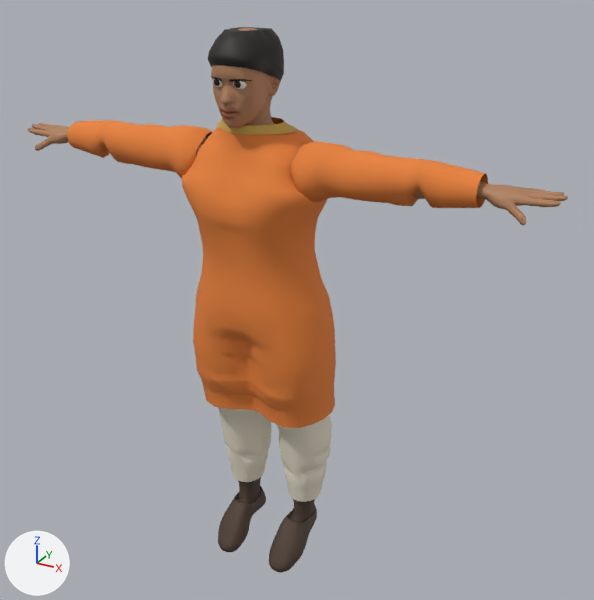
Two versions of the glTF model public/characters/person-man.glb, one commit apart.
Camera for both pictures: a 50 mm lens placed at (1.252, -2.073, 2.018), pointed at (0.081, 0.056, 0.953). Lighting does not change. The marker at lower left points along +X, +Y and +Z. The first picture is the older version.

In view in the first picture: 'bottom', 'hair', 'shoes', 'skin', 'top' and 4 more.
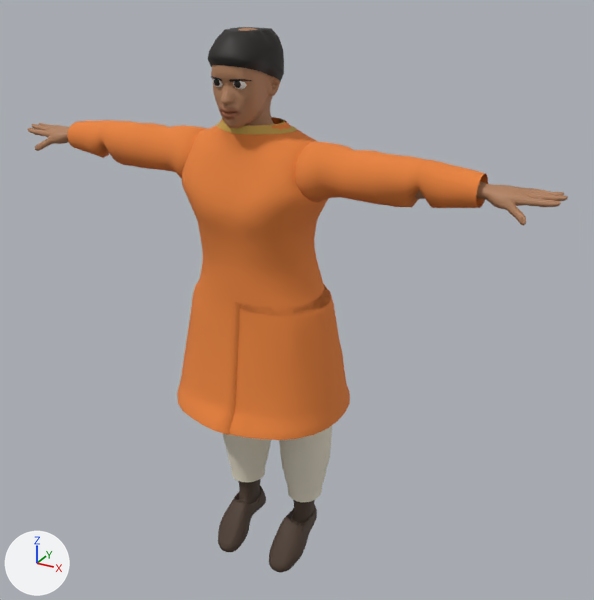
Pixel boxes (x1, y1, x2, y2) of what changed, in the pictures (594 x 600 px; the box of a moved part takes in the faces that stretch with it):
'top', reshaped: before (67, 118, 488, 428); after (67, 118, 488, 440)
part 1 of me_top, rebuilt (36% shorter): before (182, 118, 336, 428); after (182, 118, 332, 317)
part 2 of me_top, added (orange): after (229, 285, 350, 440)
part 3 of me_top, added (orange): after (177, 281, 240, 435)
part 4 of me_top, moved or reshaped: before (330, 149, 470, 206); after (326, 142, 485, 208)
part 5 of me_top, moved or reshaped: before (94, 120, 172, 170); after (67, 120, 197, 170)

What changed in the scene script:
```text
Change me_top:
    used by ob_top; location = (0.0, 0.0, 0.057)
    remove me_top.from_pydata(...)  # 1392 vertices, 2656 faces; spans x -0.681..0.681, y -0.208..0.161, z 0.535..1.484
    add me_top.from_pydata(...)  # 1640 vertices, 3072 faces; spans x -0.681..0.681, y -0.284..0.25, z 0.561..1.484
    me_top part 1: the loose piece of 853 vertices spanning x -0.24..0.24, y -0.208..0.161, z 0.535..1.484 is rebuilt with 695 vertices and now spans x -0.225..0.225, y -0.205..0.151, z 0.938..1.484
    me_top part 2: a new loose piece of 181 vertices spanning x -0.026..0.286, y -0.28..0.246, z 0.561..0.964, in mat_top (orange #e8823a)
    me_top part 3: a new loose piece of 161 vertices spanning x -0.29..0.026, y -0.284..0.25, z 0.561..0.964, in mat_top (orange #e8823a)
    me_top part 4: 3 vertices moved within x 0.528, y -0.082..-0.014, z 1.354..1.418; 109 vertices removed from x 0.313..0.62, y -0.131..0.021, z 1.299..1.435; 140 vertices added at x 0.221..0.651, y -0.136..0.023, z 1.295..1.438
    me_top part 5: 3 vertices moved within x -0.528, y -0.082..-0.014, z 1.354..1.418; 105 vertices removed from x -0.559..-0.313, y -0.131..0.021, z 1.299..1.435; 138 vertices added at x -0.651..-0.221, y -0.136..0.023, z 1.295..1.438
```
